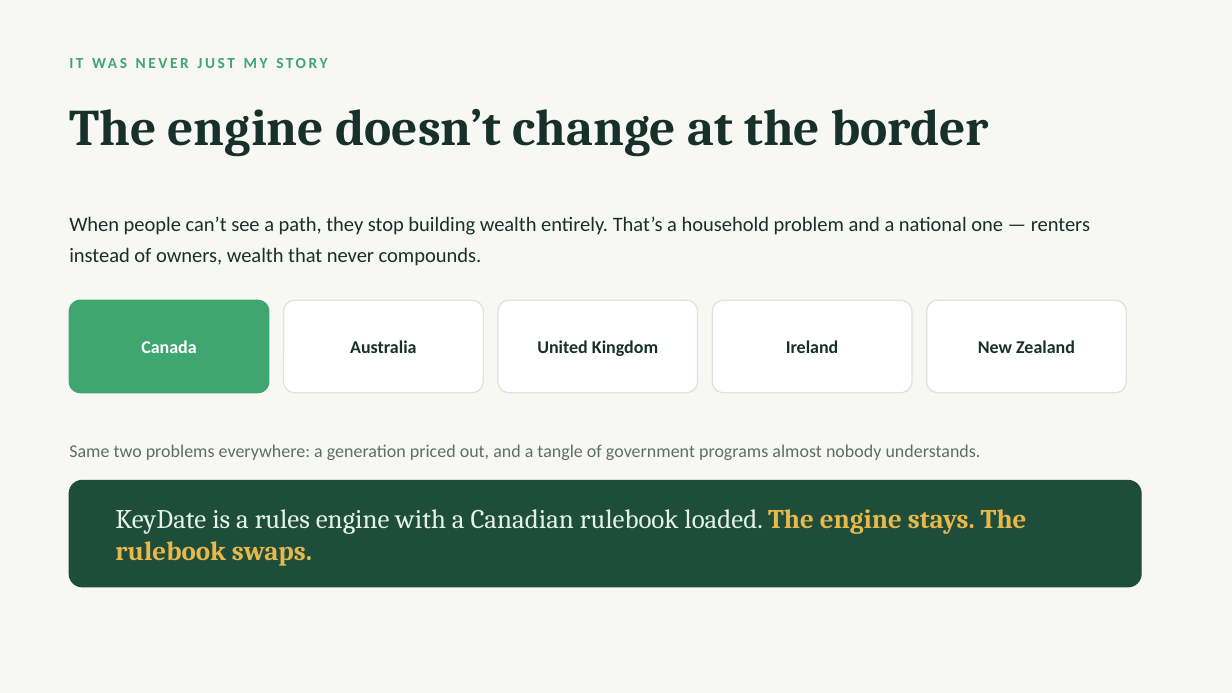
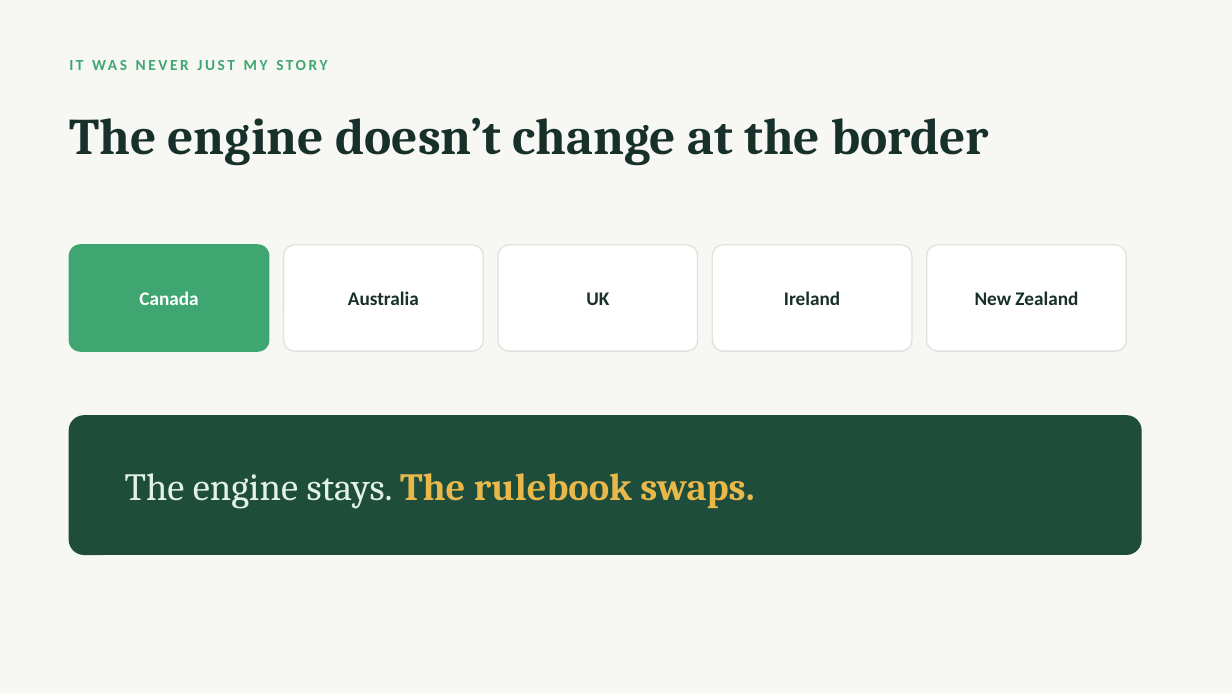
Before and after one commit to jasonmwong603/Claude-Code, a slide deck: slide 7 of apps/keydate/pitch/KeyDate-JCI-Edmonton.pptx. Drawn at 1232x693 pixels with LibreOffice and Linux fonts; fonts in the diff are those of the drawing. Boxes give left, top, right and bottom in pixels: in the first picture for what was removed or moved away, otherwise in the second. Text is boxed around its words. In the diff, an @@ line names an element or a change of style, - is before the commit and + after.

```diff
--- a/apps/keydate/pitch/KeyDate-JCI-Edmonton.pptx
+++ b/apps/keydate/pitch/KeyDate-JCI-Edmonton.pptx
@@ text "IT WAS NEVER JUST MY ..." rewrapped from box(69, 48, 809, 76) to box(69, 51, 994, 79) @@
@@ text "The engine doesn’t change at ...": place and size @@
-text "The engine doesn’t change at ..." at box(69, 109, 989, 157)
+text "The engine doesn’t change at ..." at box(69, 118, 989, 166)
@@ text removed at box(69, 216, 1090, 266) @@
-When people can’t see a path, they stop building wealth entirely. That’s a household problem and a national one — renters instead of owners, wealth that never compounds.
@@ text "Canada": place and size @@
-text "Canada" at box(141, 340, 196, 353)
+text "Canada" at box(139, 291, 198, 305)
@@ rounded rectangle: place and size @@
-rounded rectangle at box(69, 300, 269, 393)
+rounded rectangle at box(69, 245, 269, 351)
@@ text "Australia": place and size @@
-text "Australia" at box(350, 340, 416, 353)
+text "Australia" at box(348, 291, 419, 305)
@@ rounded rectangle: place and size @@
-rounded rectangle at box(284, 300, 483, 393)
+rounded rectangle at box(284, 245, 483, 351)
@@ rounded rectangle: place and size @@
-rounded rectangle at box(498, 300, 698, 393)
+rounded rectangle at box(498, 245, 698, 351)
@@ text "Ireland": place and size @@
-text "Ireland" at box(786, 340, 839, 353)
+text "Ireland" at box(784, 291, 840, 305)
@@ rounded rectangle: place and size @@
-rounded rectangle at box(713, 300, 912, 393)
+rounded rectangle at box(713, 245, 912, 351)
@@ size 14 to 15 pt in 4 elements at box(139, 291, 198, 305), box(348, 291, 419, 305), box(784, 291, 840, 305), box(975, 291, 1078, 305) @@
@@ text "New Zealand": place and size @@
-text "New Zealand" at box(978, 340, 1075, 353)
+text "New Zealand" at box(975, 291, 1078, 305)
@@ proportions changed in 6 elements at box(69, 416, 1141, 555), box(69, 245, 269, 351), box(284, 245, 483, 351), box(498, 245, 698, 351), box(713, 245, 912, 351), box(927, 245, 1127, 351) @@
@@ rounded rectangle: place and size @@
-rounded rectangle at box(927, 300, 1127, 393)
+rounded rectangle at box(927, 245, 1127, 351)
@@ text added at box(586, 292, 609, 305), 15 pt, text #17302A, bold @@
+UK
@@ text removed at box(537, 340, 658, 356) @@
-United Kingdom
@@ rounded rectangle: place and size @@
-rounded rectangle at box(69, 481, 1141, 587)
+rounded rectangle at box(69, 416, 1141, 555)
@@ text removed at box(69, 444, 981, 460) @@
-Same two problems everywhere: a generation priced out, and a tangle of government programs almost nobody understands.
@@ text at box(125, 473, 754, 509): text changed; size 21 to 30 pt; text colour #E3F2E9 to #E8B84B; bold on @@
-KeyDate is a rules engine with a Canadian rulebook loaded. The engine stays. The rulebook swaps.
+The engine stays. The rulebook swaps.
```
Also in this commit, not shown: 9 other slides changed, 5 other files.
